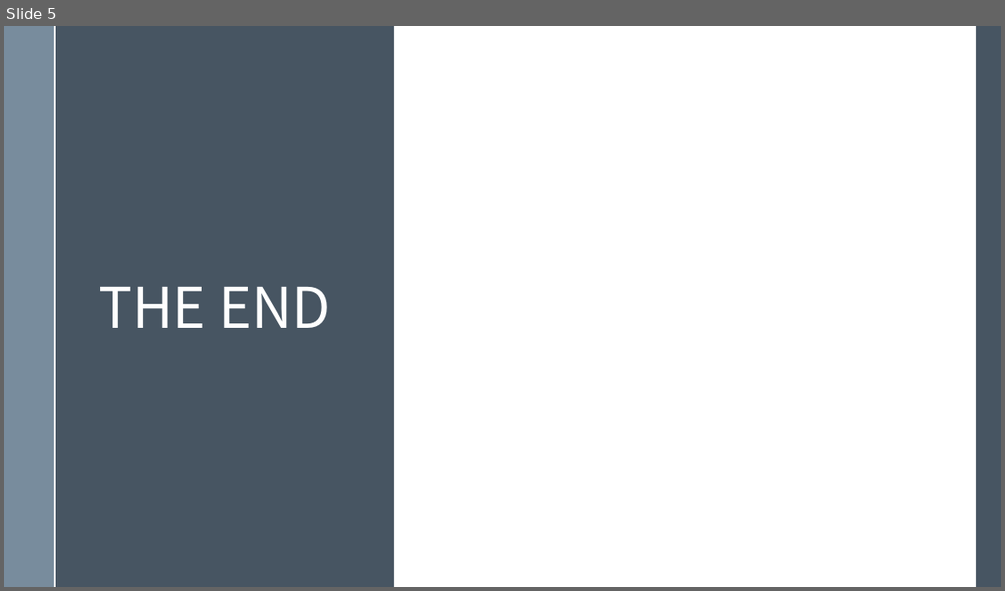
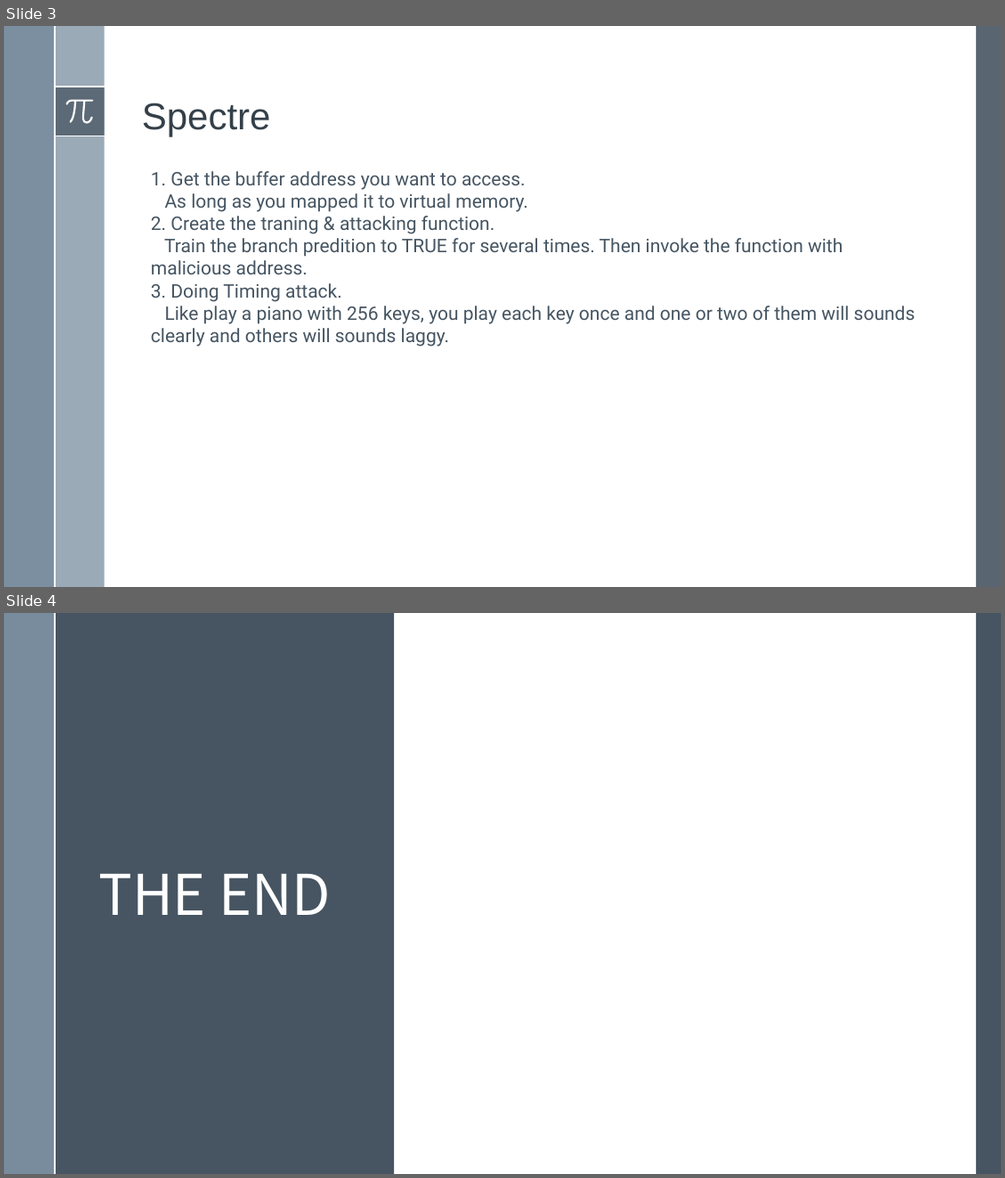
Before and after one commit to Luna1996/WUSTL, a slide deck: 571/CSE571S Final Project.pptx. Shown one above the other, each under a label of ours: slide 5 before the commit, slides 3 and 4 after it. The pictures are 1005x591 and 1005x1178 pixels, drawn with LibreOffice and Linux fonts; fonts in the diff are those of the drawing. Boxes give left, top, right and bottom in pixels: in the first picture for what was removed or moved away, otherwise in the second. Text is boxed around its words. In the diff, an @@ line names an element or a change of style, - is before the commit and + after.

```diff
--- a/571/CSE571S Final Project.pptx
+++ b/571/CSE571S Final Project.pptx
@@ slide 3 added at box(4, 26, 1001, 587), background #FFFFFF @@
@@ rectangle added at box(4, 26, 54, 587), fill #6A8093 at 88% opacity @@
@@ rectangle added at box(54, 26, 105, 587), fill #9BAAB7 @@
@@ line added from (54, 26) to (54, 587), #FFFFFF 1.5 pt @@
@@ rectangle added at box(976, 26, 1001, 587), fill #475562 at 90% opacity @@
@@ rectangle added at box(54, 87, 105, 136), fill #475562 at 75% opacity @@
@@ line added from (54, 87) to (105, 87), #FFFFFF 1.5 pt @@
@@ freeform shape added at box(66, 99, 94, 123), fill #FFFFFF @@
@@ title added at box(142, 103, 271, 137), 36 pt, text #35404A @@
+Spectre
@@ line added from (54, 136) to (105, 136), #FFFFFF 1.5 pt @@
@@ text added at box(151, 171, 915, 346), 18 pt, text #465562 @@
+1. Get the buffer address you want to access.
+As long as you mapped it to virtual memory.
+2. Create the traning & attacking function.
+Train the branch predition to TRUE for several times. Then invoke the function with
+malicious address.
+3. Doing Timing attack.
+Like play a piano with 256 keys, you play each key once and one or two of them will sounds clearly and others will sounds laggy.
@@ what was slide 5 is now slide 4 @@
```
Also in this commit, not shown: 1 slide changed, 1 other slide added, 3 slides removed, 7 other files.
